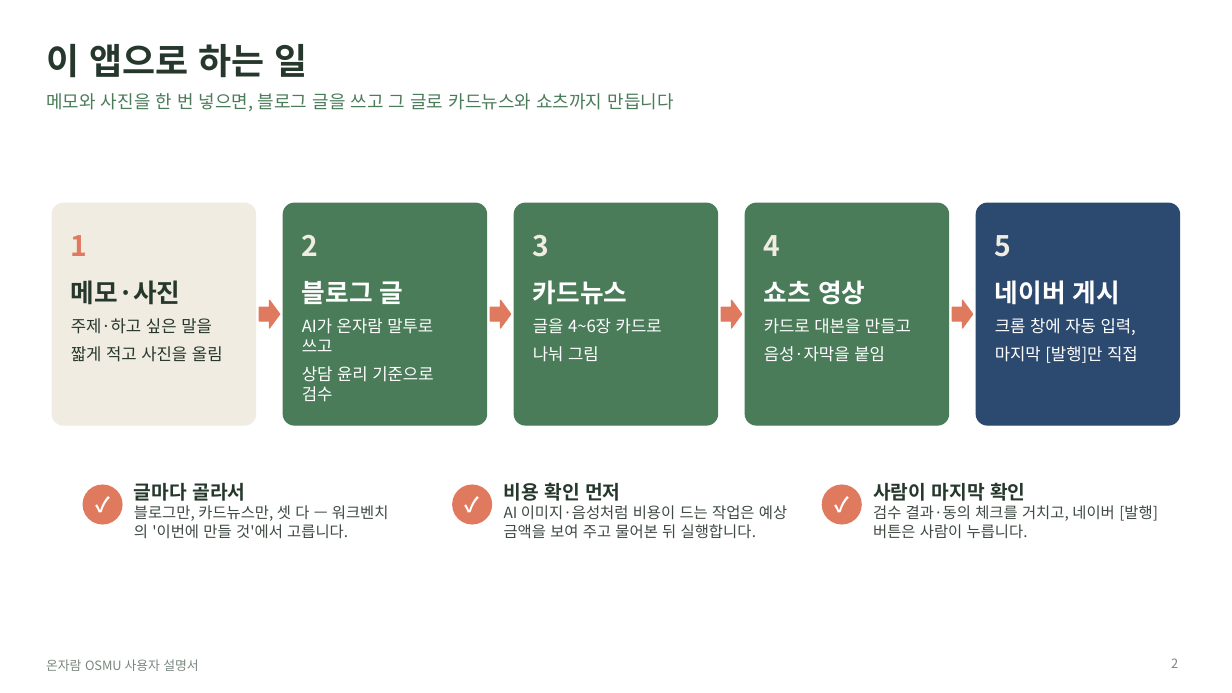
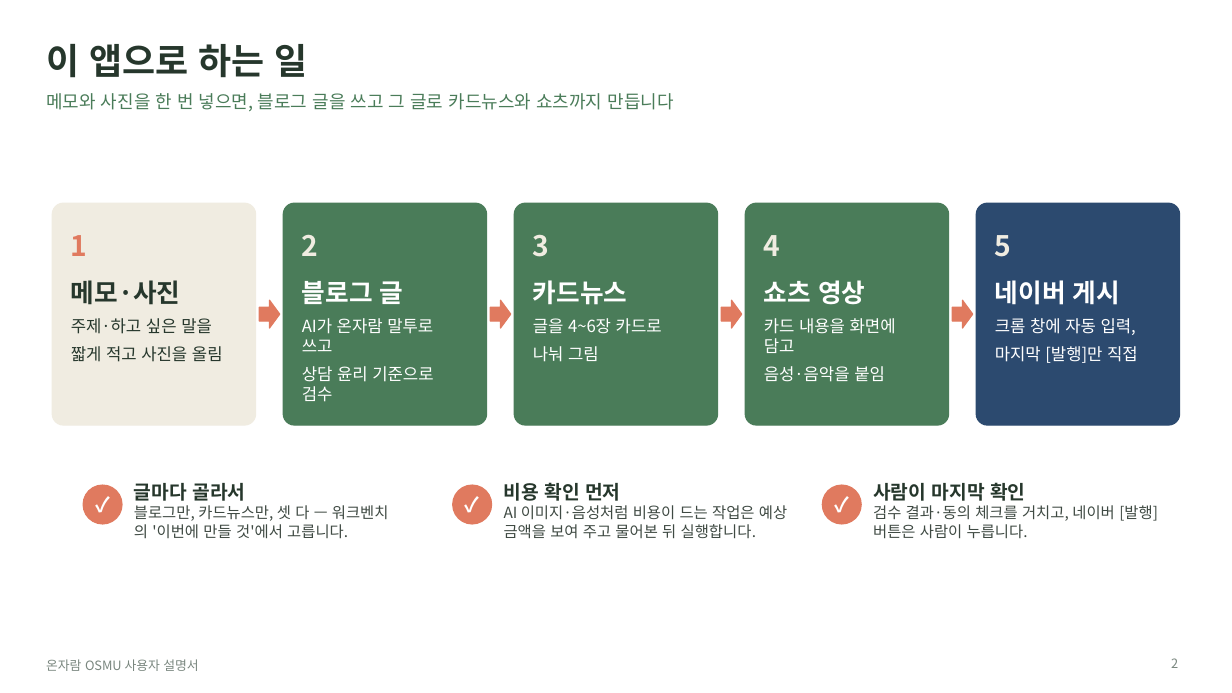
Before and after one commit to JaewooLee-AI/OSMU_onjaram, a slide deck: slide 2 of docs/manual/온자람_OSMU_사용자설명서.pptx. Drawn at 1232x693 pixels with LibreOffice and Linux fonts; fonts in the diff are those of the drawing. Boxes give left, top, right and bottom in pixels: in the first picture for what was removed or moved away, otherwise in the second. Text is boxed around its words. In the diff, an @@ line names an element or a change of style, - is before the commit and + after.

```diff
--- a/docs/manual/온자람_OSMU_사용자설명서.pptx
+++ b/docs/manual/온자람_OSMU_사용자설명서.pptx
@@ text at [764, 318, 896, 382]: text changed @@
-카드로 대본을 만들고
-음성·자막을 붙임
+카드 내용을 화면에 담고
+음성·음악을 붙임
```
Also in this commit, not shown: 9 other slides changed, 3 slides added, 1 slide removed, 7 other files.
